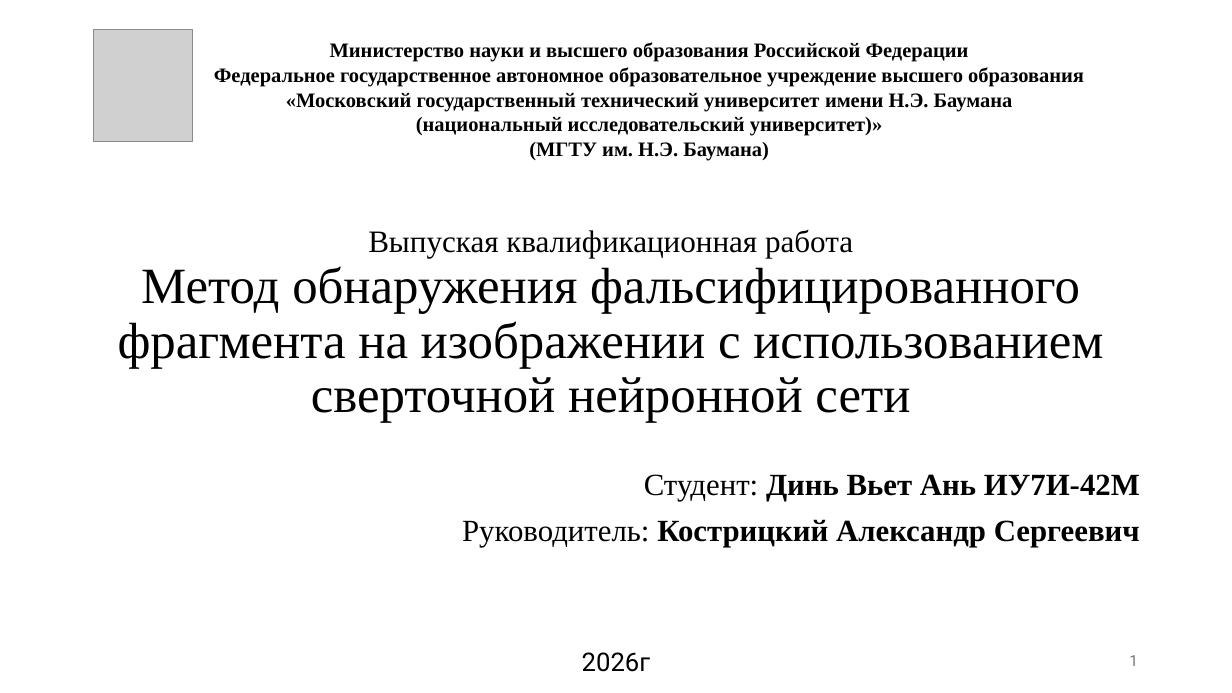
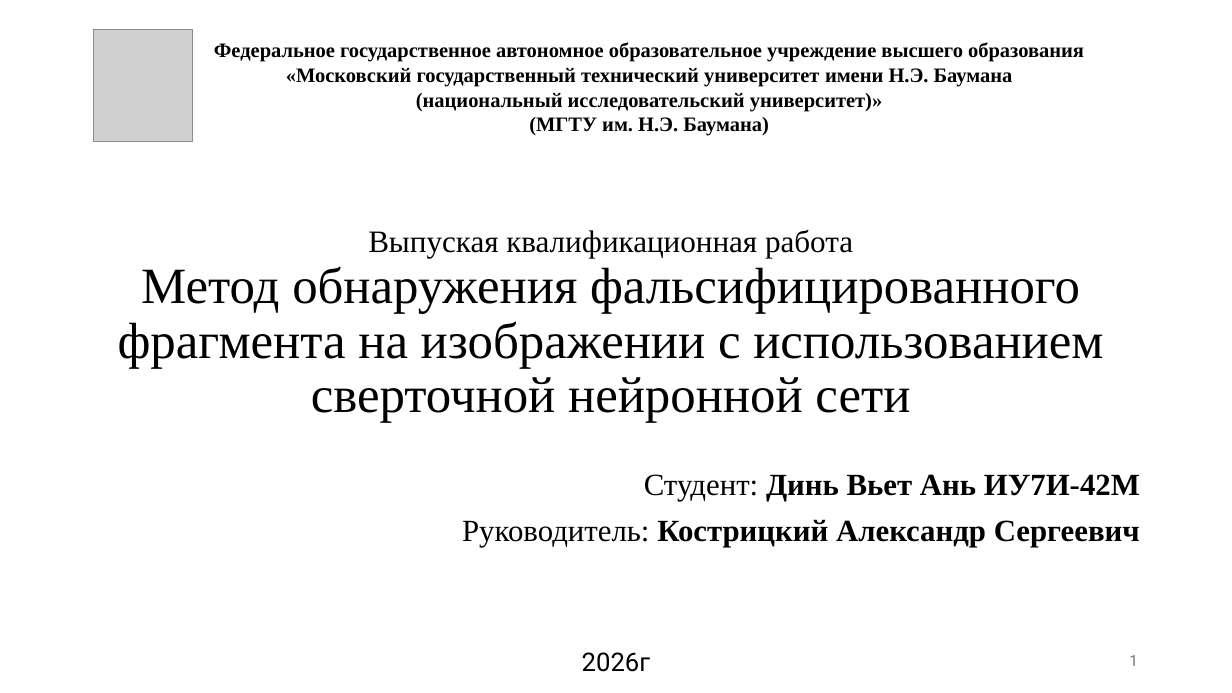
Before and after one commit to jokerva1010123/BMSTU-Diplom-Magis, a slide deck: slide 1 of presentation.pptx. Drawn at 1232x693 pixels with LibreOffice and Linux fonts; fonts in the diff are those of the drawing; grey boxes stand for pictures. Boxes give left, top, right and bottom in pixels: in the first picture for what was removed or moved away, otherwise in the second. Text is boxed around its words. In the diff, an @@ line names an element or a change of style, - is before the commit and + after.

```diff
--- a/presentation.pptx
+++ b/presentation.pptx
@@ text at (x1=330, y1=42, x2=969, y2=62): paragraph removed @@
-Министерство науки и высшего образования Российской Федерации
```
Also in this commit, not shown: 2 other slides changed, 5 other files.
